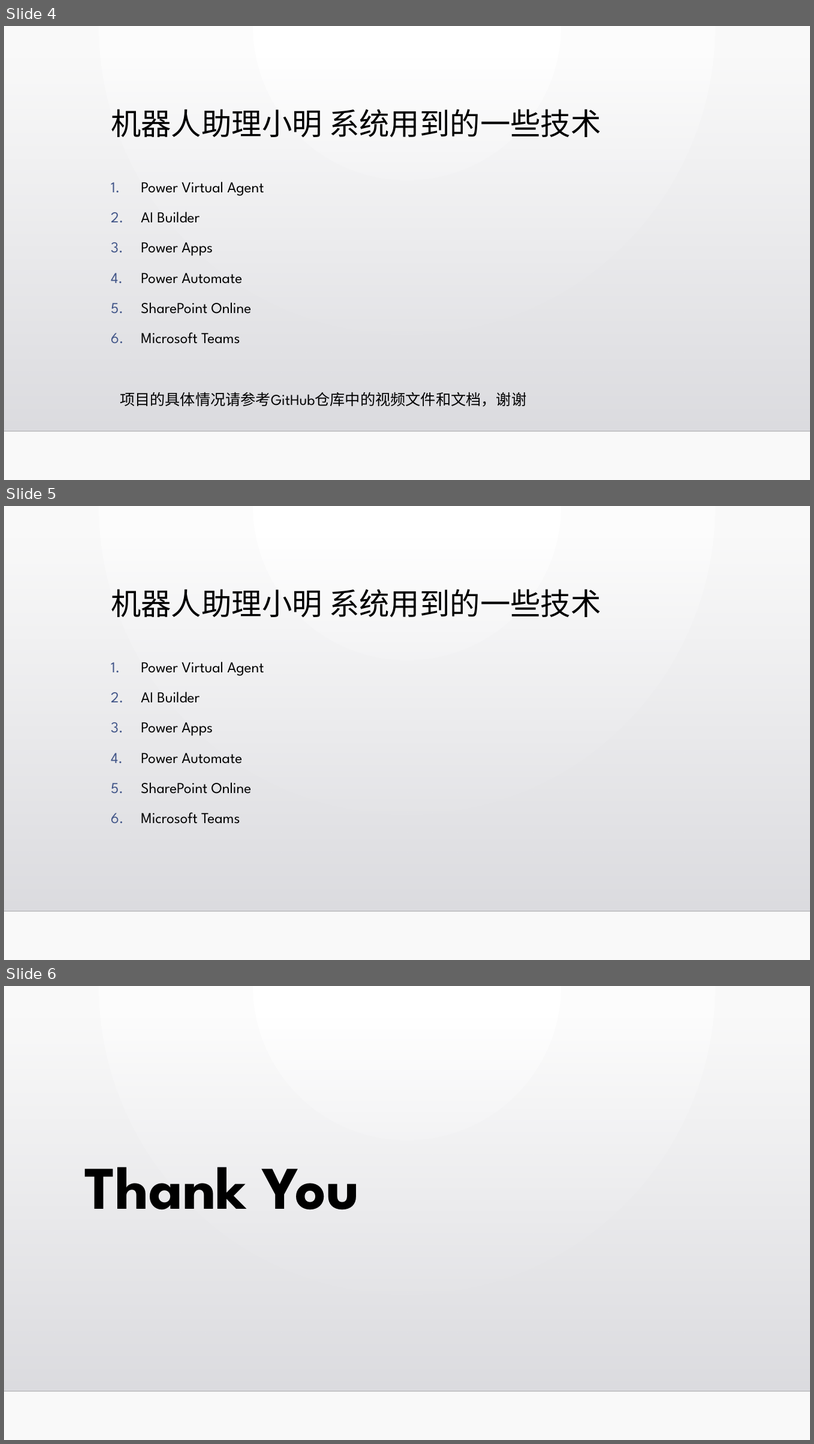
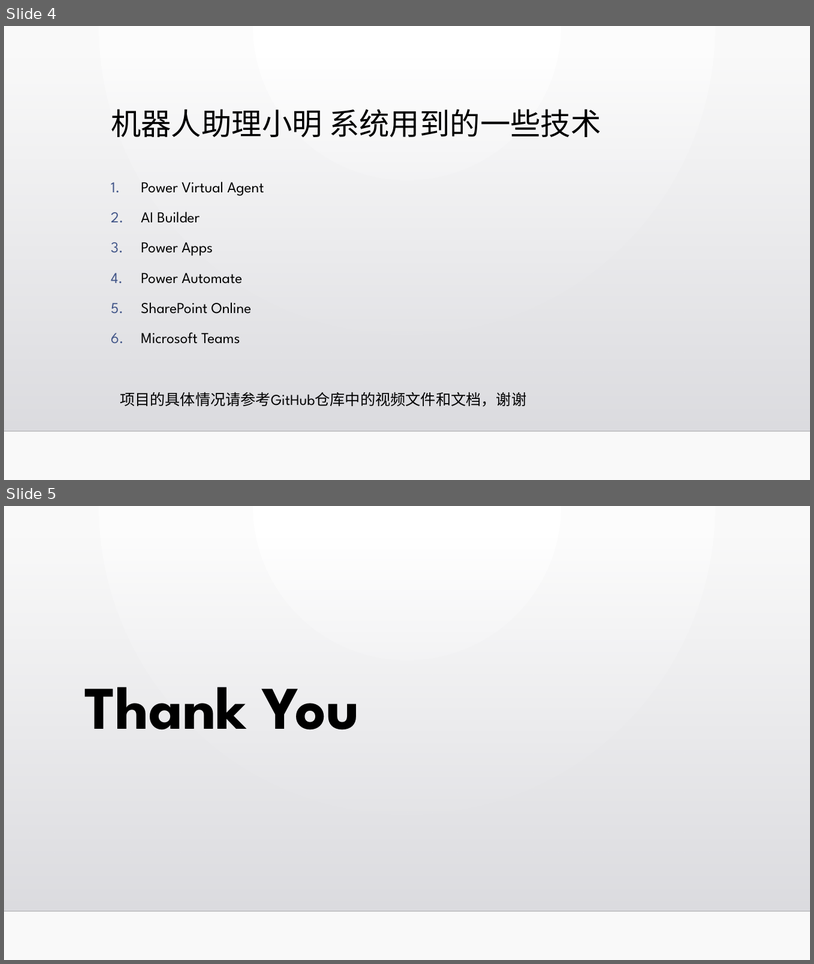
Before and after one commit to BaoqiaoBruce0916/AISkillChallenge2023, a slide deck: Smart Bot_机器人助理小明项目/AI Skill Challenge 2023_Smart Assistant_机器人助理小明_baoqiaobruce0916@outlook.com_20230815.pptx. Shown one above the other, each under a label of ours: slides 4, 5 and 6 before the commit, slides 4 and 5 after it. The pictures are 814x1444 and 814x964 pixels, drawn with LibreOffice and Linux fonts; fonts in the diff are those of the drawing; background and template pictures are left out. Boxes give left, top, right and bottom in pixels: in the first picture for what was removed or moved away, otherwise in the second. Text is boxed around its words. In the diff, an @@ line names an element or a change of style, - is before the commit and + after.

Commit message:
revised documentation

```diff
--- a/Smart Bot_机器人助理小明项目/AI Skill Challenge 2023_Smart Assistant_机器人助理小明_baoqiaobruce0916@outlook.com_20230815.pptx
+++ b/Smart Bot_机器人助理小明项目/AI Skill Challenge 2023_Smart Assistant_机器人助理小明_baoqiaobruce0916@outlook.com_20230815.pptx
@@ slide 5 removed at (4, 506, 810, 960), background gradient #FFFFFF to #FAFAFA; not listed: 2 template elements that a slide beside it also shows @@
@@ title removed at (111, 589, 602, 617) @@
-机器人助理小明 系统用到的一些技术
@@ subtitle removed at (141, 661, 264, 823) @@
-1. Power Virtual Agent
-2. AI Builder
-3. Power Apps
-4. Power Automate
-5. SharePoint Online
-6. Microsoft Teams
@@ what was slide 6 is now slide 5 @@
```
